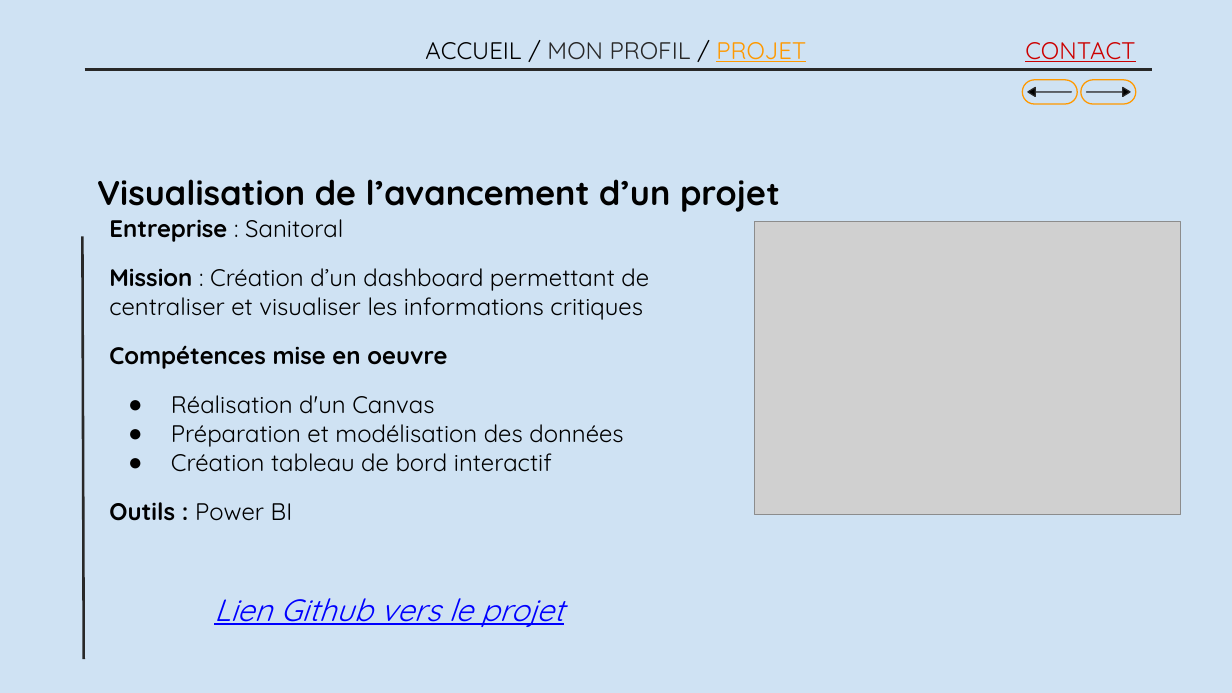
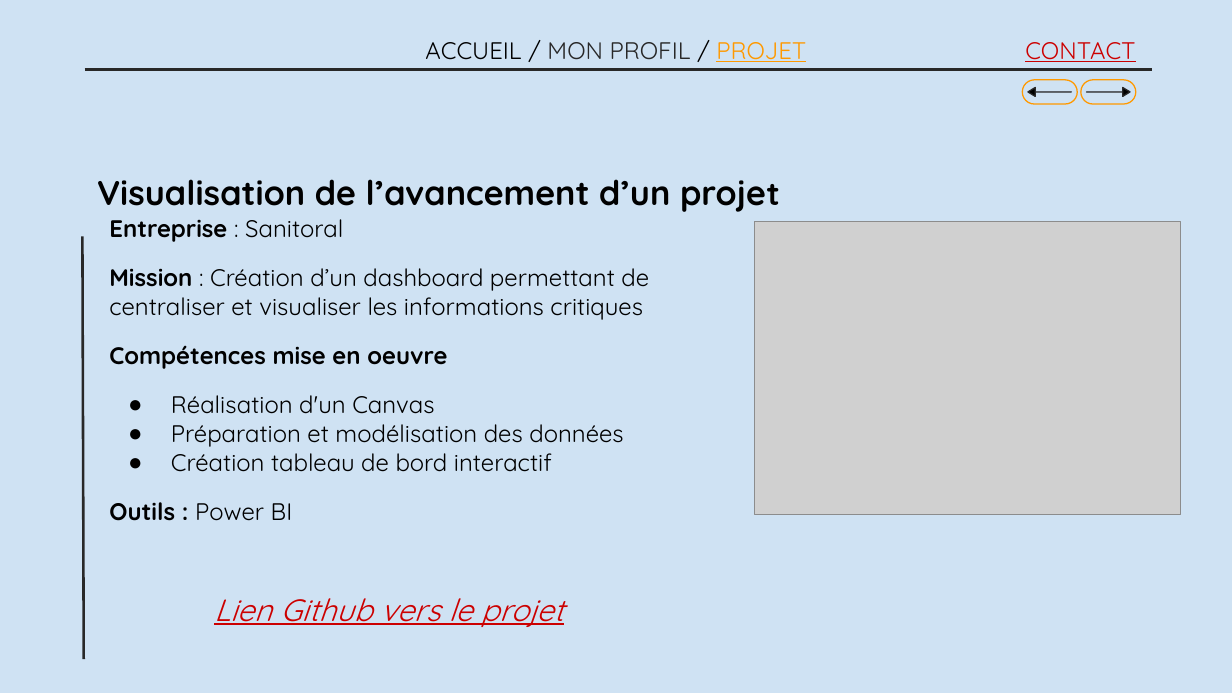
Before and after one commit to leonarddamien/Projet-Portfolio, a slide deck: slide 8 of Présentation/Portfolio_Leonard_Damien.pptx. Drawn at 1232x693 pixels with LibreOffice and Linux fonts; fonts in the diff are those of the drawing; grey boxes stand for pictures. Boxes give left, top, right and bottom in pixels: in the first picture for what was removed or moved away, otherwise in the second. Text is boxed around its words. In the diff, an @@ line names an element or a change of style, - is before the commit and + after.

Commit message:
modification lien

```diff
--- a/Présentation/Portfolio_Leonard_Damien.pptx
+++ b/Présentation/Portfolio_Leonard_Damien.pptx
@@ text "Lien Github vers le projet" at [214, 598, 564, 627]: text colour #0000FF to #CC0000 @@
```
Also in this commit, not shown: 3 other slides changed, 1 other file.
